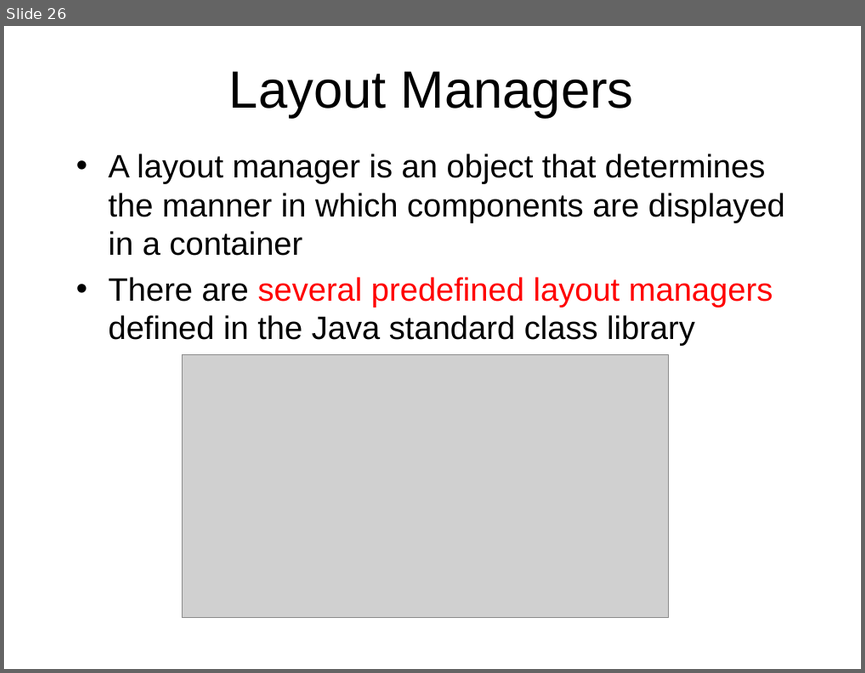
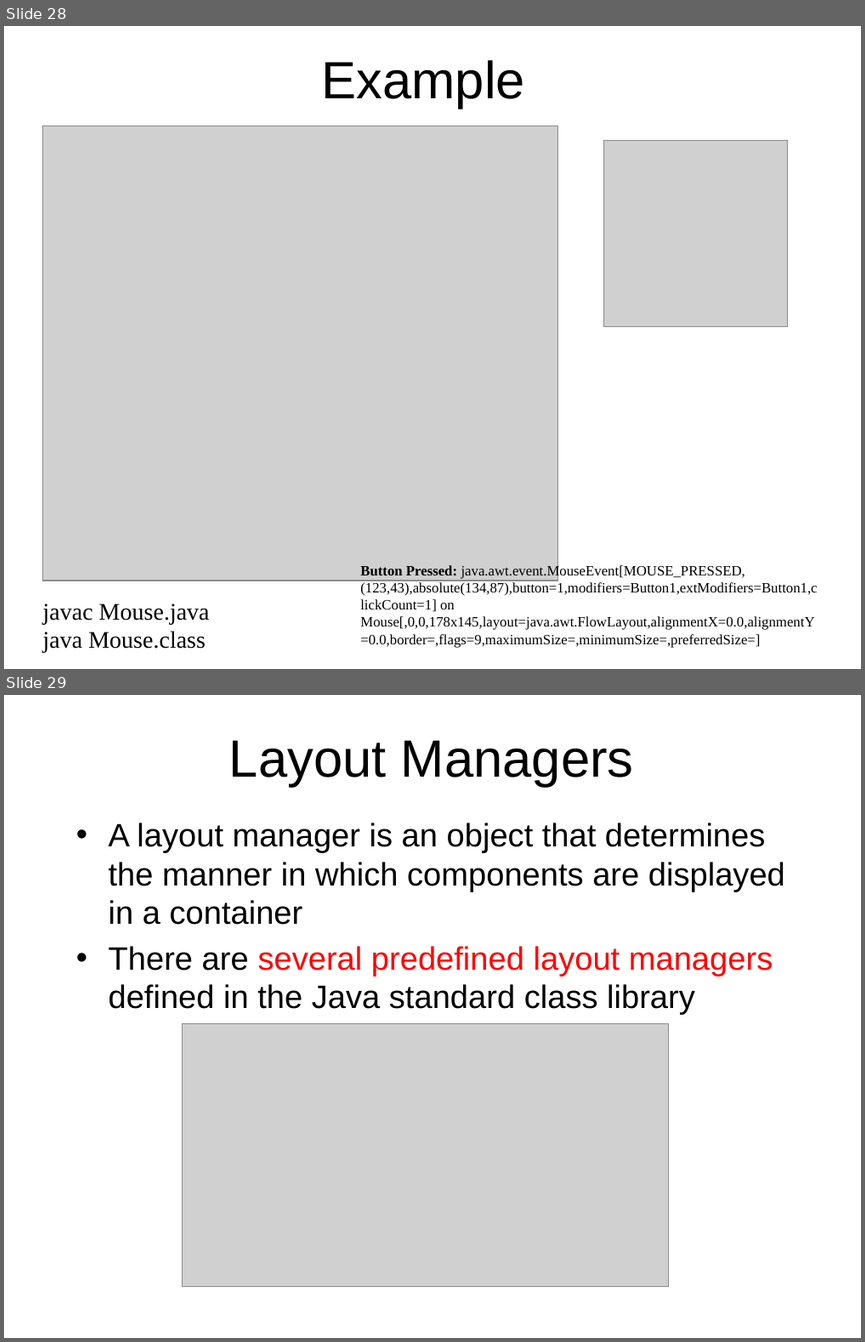
Before and after one commit to octaviordz/zjnu2017.github.io, a slide deck: OOP/lectures/070--GUI.Basics.pptx. Shown one above the other, each under a label of ours: slide 26 before the commit, slides 28 and 29 after it. The pictures are 865x673 and 865x1342 pixels, drawn with LibreOffice and Linux fonts; fonts in the diff are those of the drawing; grey boxes stand for pictures. Boxes give left, top, right and bottom in pixels: in the first picture for what was removed or moved away, otherwise in the second. Text is boxed around its words. In the diff, an @@ line names an element or a change of style, - is before the commit and + after.

Commit message:
Add more questions and example images.

```diff
--- a/OOP/lectures/070--GUI.Basics.pptx
+++ b/OOP/lectures/070--GUI.Basics.pptx
@@ slide 28 added at [4, 26, 861, 669], background #FFFFFF @@
@@ title added at [322, 60, 526, 108], 44 pt, text #000000 @@
+Example
@@ picture added at [42, 126, 557, 580] @@
@@ picture added at [604, 140, 788, 327] @@
@@ text added at [360, 563, 817, 647], 12 pt, text #000000 @@
+Button Pressed: java.awt.event.MouseEvent[MOUSE_PRESSED,(123,43),absolute(134,87),button=1,modifiers=Button1,extModifiers=Button1,clickCount=1] on Mouse[,0,0,178x145,layout=java.awt.FlowLayout,alignmentX=0.0,alignmentY=0.0,border=,flags=9,maximumSize=,minimumSize=,preferredSize=]
@@ text added at [43, 603, 210, 652], 20 pt, text #000000 @@
+javac Mouse.java
+java Mouse.class
@@ what was slide 26 is now slide 29 @@
```
Also in this commit, not shown: 3 other slides added, 1 slide removed.
